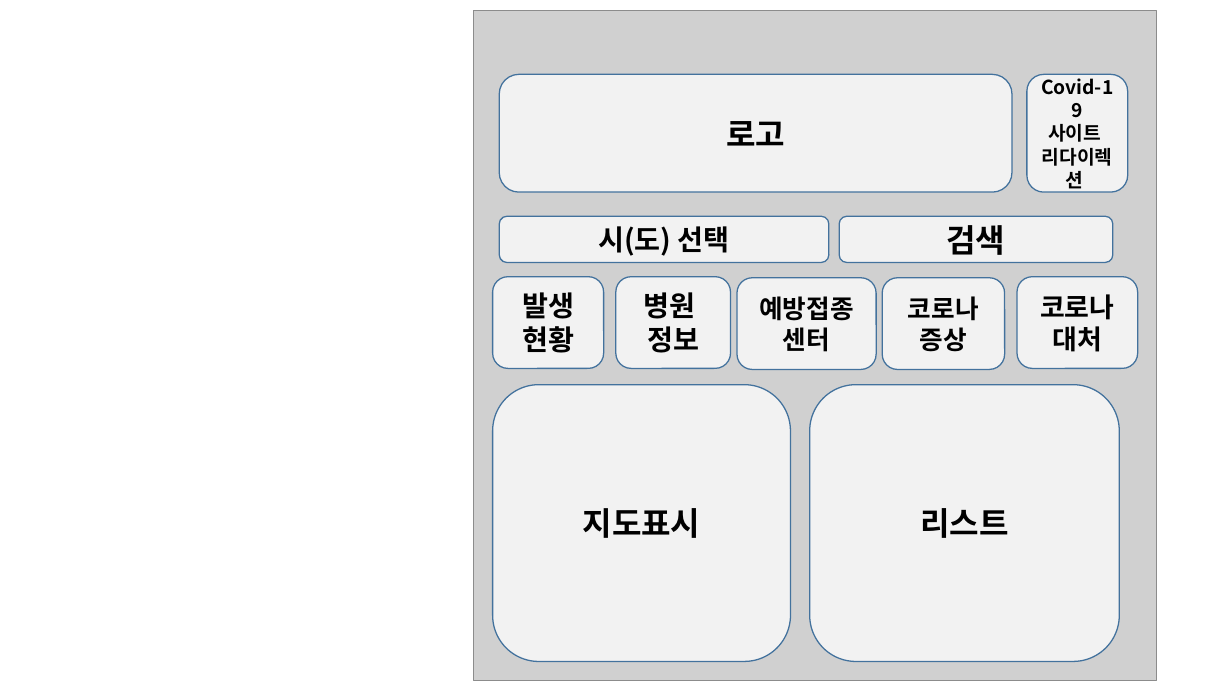
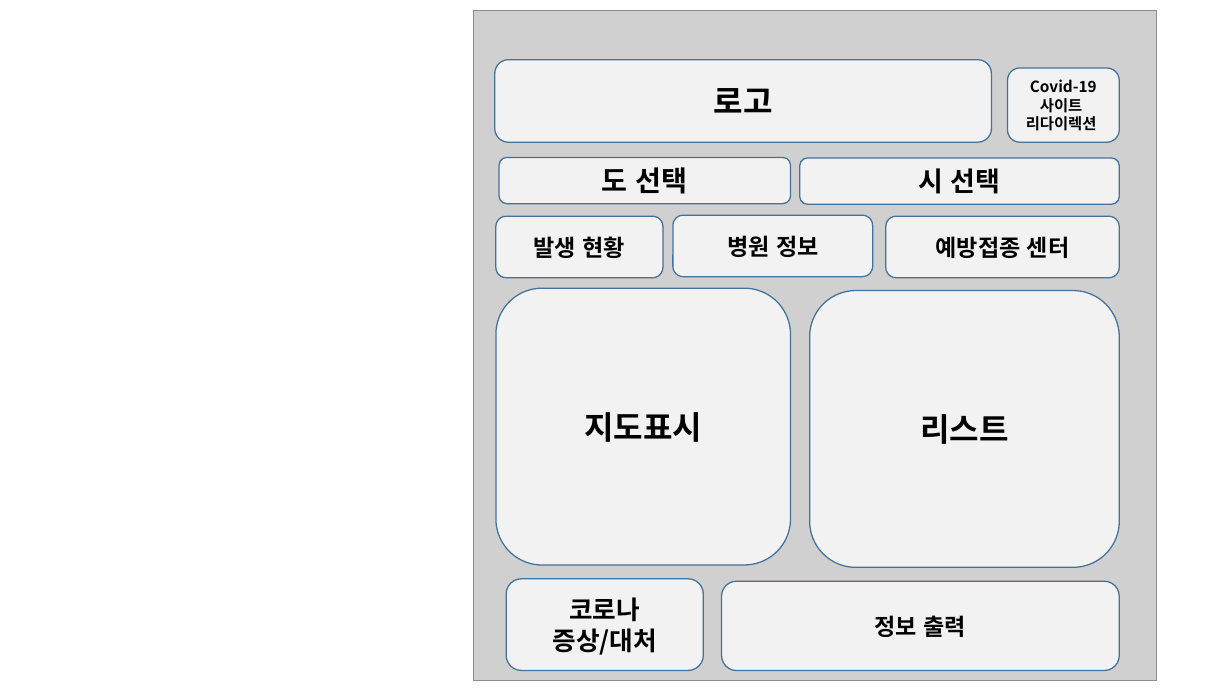
Before and after one commit to jsoh1945/ScriptLang, a slide deck: slide 2 of finalproject/UI.pptx. Drawn at 1232x693 pixels with LibreOffice and Linux fonts; fonts in the diff are those of the drawing; grey boxes stand for pictures. Boxes give left, top, right and bottom in pixels: in the first picture for what was removed or moved away, otherwise in the second. Text is boxed around its words. In the diff, an @@ line names an element or a change of style, - is before the commit and + after.

Commit message:
텀프 UI 기획 수정

```diff
--- a/finalproject/UI.pptx
+++ b/finalproject/UI.pptx
@@ rounded rectangle "로고": place and size @@
-rounded rectangle "로고" at [499,74,1012,191]
+rounded rectangle "로고" at [494,60,992,142]
@@ rounded rectangle "Covid-19": place and size @@
-rounded rectangle "Covid-19" at [1027,74,1128,191]
+rounded rectangle "Covid-19" at [1007,68,1119,142]
@@ rounded rectangle "Covid-19" at [1007,68,1119,142]: size 15 to 12 pt @@
@@ rounded rectangle added at [499,157,790,203], fill #F2F2F2, outline #43739E 1 pt, 22 pt, text #000000, bold @@
+도 선택
@@ rounded rectangle "시 선택": place and size @@
-rounded rectangle "시 선택" at [499,216,829,262]
+rounded rectangle "시 선택" at [800,158,1120,204]
@@ text in rounded rectangle at [919,168,1001,194]: text changed; size 22 to 21 pt @@
-시(도) 선택
+시 선택
@@ rounded rectangle "발생 현황": place and size @@
-rounded rectangle "발생 현황" at [493,276,604,368]
+rounded rectangle "발생 현황" at [496,216,664,278]
@@ text in rounded rectangle at [534,236,626,258]: text changed; size 22 to 18 pt @@
-발생
-현황
+발생 현황
@@ rounded rectangle "병원 정보": place and size @@
-rounded rectangle "병원 정보" at [616,276,730,368]
+rounded rectangle "병원 정보" at [673,215,872,277]
@@ text in rounded rectangle at [727,235,819,257]: text changed; size 22 to 18 pt @@
-병원
-정보
+병원 정보
@@ rounded rectangle removed at [839,216,1113,262] @@
-검색
@@ rounded rectangle "예방접종 센터": place and size @@
-rounded rectangle "예방접종 센터" at [738,278,877,370]
+rounded rectangle "예방접종 센터" at [886,216,1120,278]
@@ text in rounded rectangle at [936,236,1070,258]: text changed; size 20 to 18 pt @@
-예방접종
-센터
+예방접종 센터
@@ rounded rectangle "지도표시": place and size @@
-rounded rectangle "지도표시" at [493,384,790,662]
+rounded rectangle "지도표시" at [496,288,791,566]
@@ rounded rectangle "리스트": place and size @@
-rounded rectangle "리스트" at [810,384,1119,662]
+rounded rectangle "리스트" at [810,290,1119,567]
@@ rounded rectangle removed at [1018,276,1139,368] @@
-코로나
-대처
@@ rounded rectangle "코로나": place and size @@
-rounded rectangle "코로나" at [883,278,1006,370]
+rounded rectangle "코로나" at [506,579,703,670]
@@ text in rounded rectangle at [552,597,657,655]: text changed @@
-코로나 증상
+코로나
+증상/대처
@@ rounded rectangle added at [722,581,1119,671], fill #F2F2F2, outline #43739E 1 pt, 18 pt, text #000000, bold @@
+정보 출력
```
